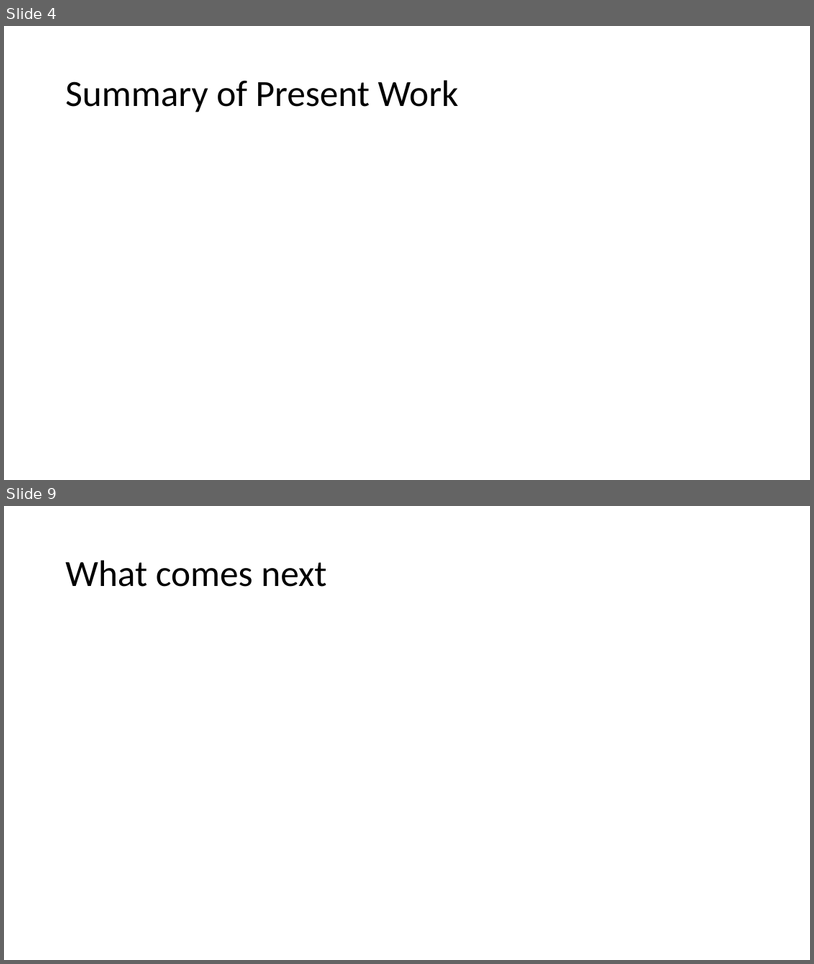
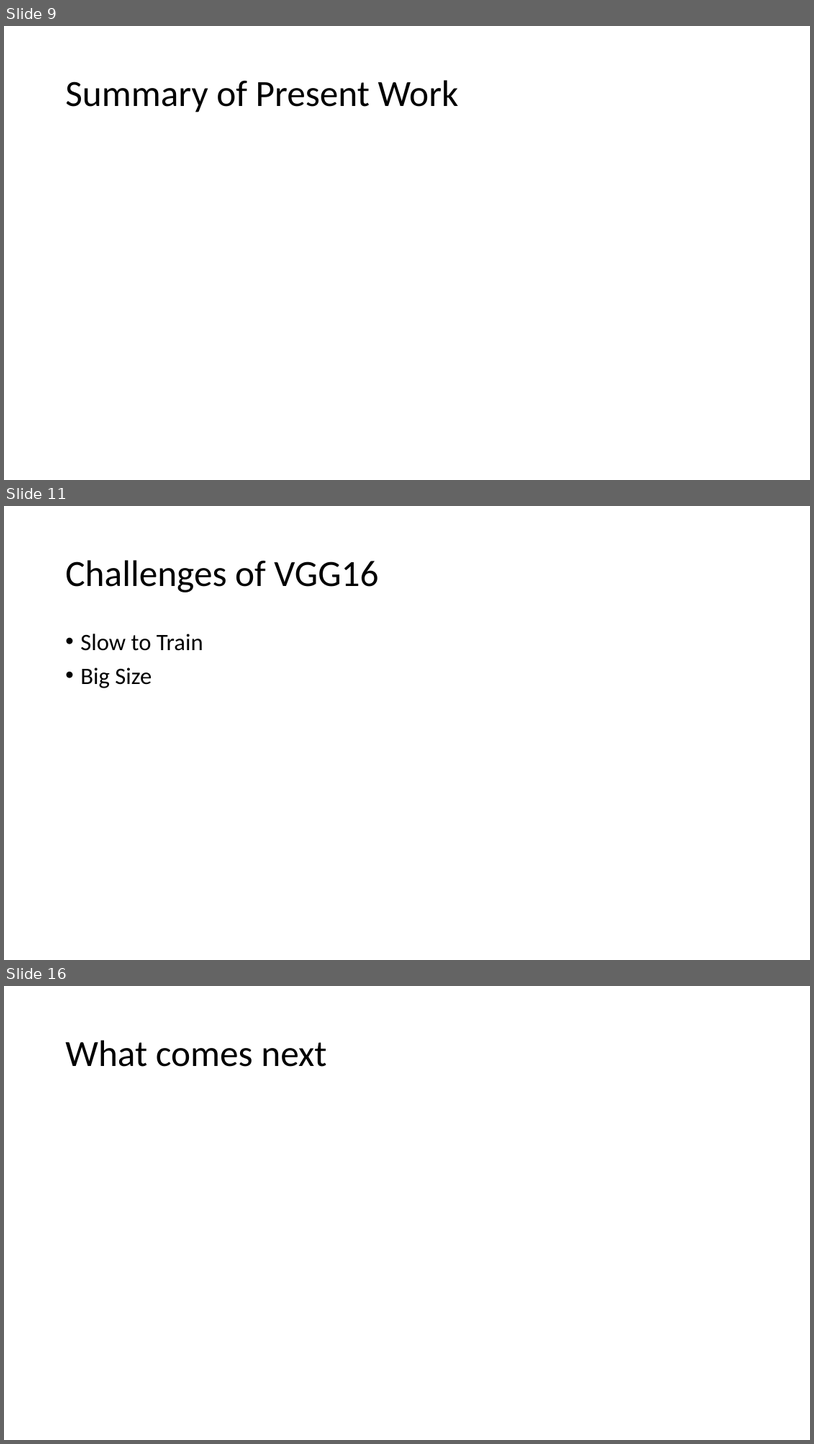
Before and after one commit to TheAnonymousMan/local-language-recognition-gcelt-class-2021, a slide deck: Documentation/4th Year Project Presentation.pptx. Shown one above the other, each under a label of ours: slides 4 and 9 before the commit, slides 9, 11 and 16 after it; the slides between them are not shown. The pictures are 814x964 and 814x1444 pixels, drawn with LibreOffice and Linux fonts; fonts in the diff are those of the drawing. Boxes give left, top, right and bottom in pixels: in the first picture for what was removed or moved away, otherwise in the second. Text is boxed around its words. In the diff, an @@ line names an element or a change of style, - is before the commit and + after.

```diff
--- a/Documentation/4th Year Project Presentation.pptx
+++ b/Documentation/4th Year Project Presentation.pptx
@@ slide 11 added at box(4, 506, 810, 960), background #FFFFFF @@
@@ title added at box(65, 560, 378, 592), 44 pt, text #000000 @@
+Challenges of VGG16
@@ text added at box(80, 633, 203, 688), 28 pt, text #000000 @@
+• Slow to Train
+• Big Size
@@ what was slide 4 is now slide 9 @@
@@ what was slide 9 is now slide 16 @@
```
Also in this commit, not shown: 4 slides changed, 7 other slides added, 1 slide removed, 1 other file.
